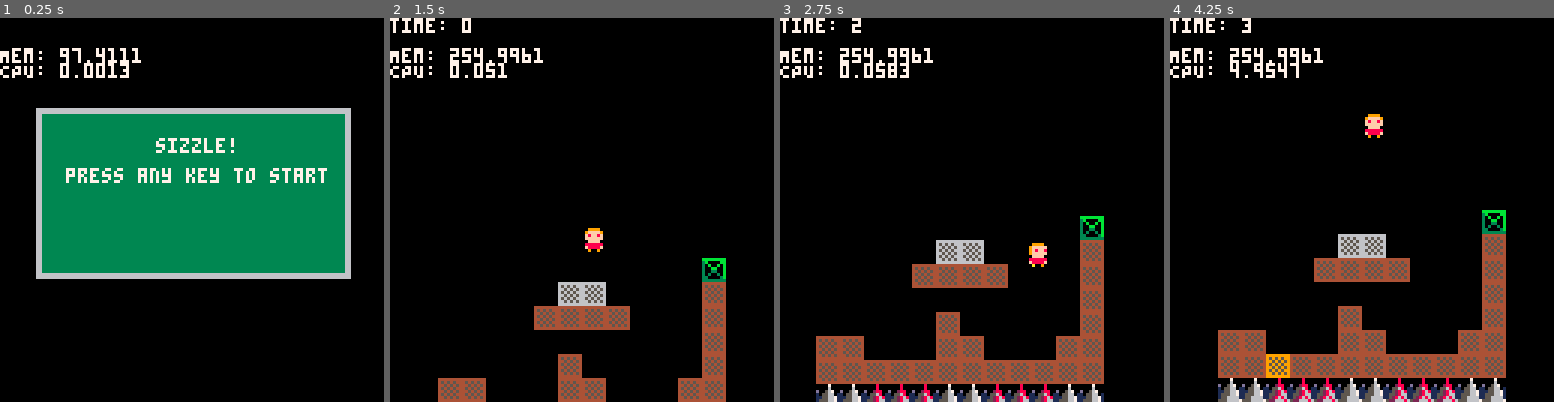
Above: before the commit, frames 1-4 (left to right).
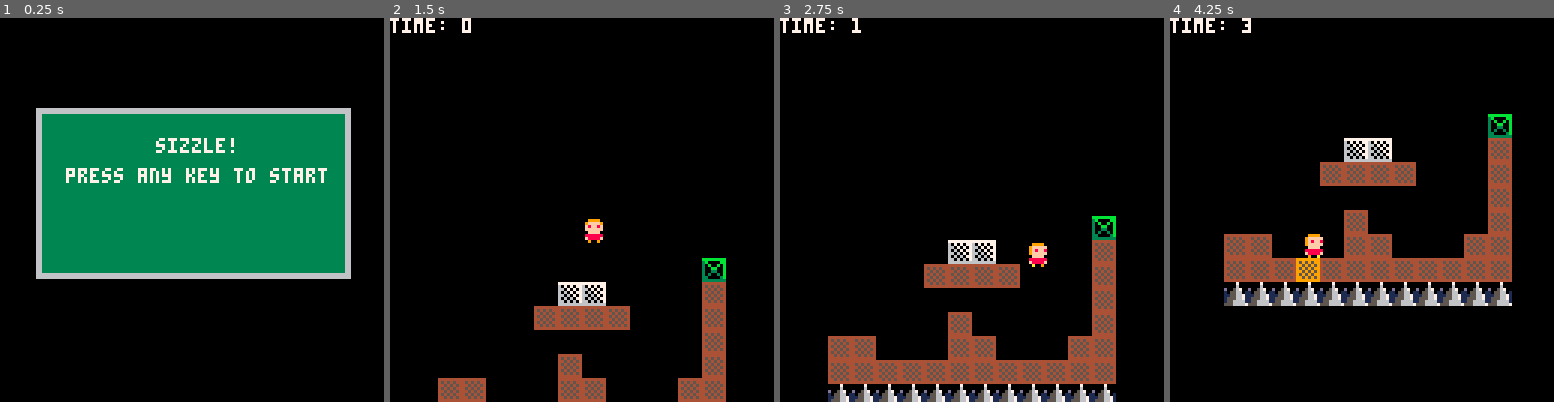
Above: after the commit, the same moments.

Repository: millwardesque/sizzle
Game: PICO-8 cartridge sizzle.p8
Two runs of this game, one before a commit and one after it. Both use one fixed random seed, a clock stepped at 60 frames per second and the inputs below.
Inputs:
- Up to frame 1 (0.25 s): no input
- Up to frame 2 (1.5 s): tap X (X key) at 0.33, 1.07 s; tap O (Z key) at 0.7 s
- Up to frame 3 (2.75 s): hold Right 1.6-2.1 s; tap O (Z key) at 1.7, 2.1, 2.5 s; tap X (X key) at 1.85 s; hold Up 2.15-2.42 s; hold Right from 2.47 s (still down)
- Up to frame 4 (4.25 s): tap O (Z key) every 0.4 s from 2.9 to 4.1 s; tap X (X key) at 2.97, 4.08 s; release Right at 3.03 s; hold Left 3.08-3.58 s; hold Down 3.63-3.97 s; hold Right from 4.02 s (still down)

The runs differ from the first frame. In frame 1, 1.0% of the frame differs, in the area x 0-37%, y 7-16%; in frame 2, 1.9%; in frame 3, 10%; in frame 4, 25%, in the area x 0-90%, y 7-100%.

Commit message:
Added level reset.

Diff:
--- a/game.lua
+++ b/game.lua
@@ -30,7 +30,9 @@
 		g_physics.init(g_physics, make_vec2(0, 2.75))
 
 		-- Create the tiles
-		self.tile_manager = make_tile_manager(128, 128)
+		if self.tile_manager == nil then
+			self.tile_manager = make_tile_manager(128, 128)
+		end
 		self.tile_manager.init(self.tile_manager)
 		add(self.scene, self.tile_manager)
 
@@ -495,6 +497,14 @@
 
 	end
 
+	t.reset = function(self)
+		g_log.syslog(tile_str(self))
+		--g_log.syslog("Resetting ("..self.cell_x..", "..self.cell_y..") to "..self.sprites[1])
+		mset(self.cell_x, self.cell_y, self.sprites[1])
+		self.state = 'idle'
+		self.elapsed = 0
+	end
+
 	return t
 end
 
@@ -515,6 +525,9 @@
 	tile_manager.active_tiles = {}
 
 	tile_manager.init = function(self)
+		-- Reset any modified tiles from a previous session
+		self.reset(self)
+
 		-- Populate the tiles for collidable tiles
 		self.tiles = {}
 		self.active_tiles = {}
@@ -541,7 +554,20 @@
 				del(self.active_tiles, tile)
 				del(g_state.scene, tile)
 				mset(tile.cell_x, tile.cell_y, 0)
-				self.tiles[tile.cell_x + 1][tile.cell_y + 1] = 0
+			end
+		end
+	end
+
+	tile_manager.reset = function(self)
+		g_log.syslog("Resetting tile manager")
+		for x = 1, self.width do
+			if self.tiles[x] ~= nil then
+				g_log.syslog("Resetting tile manager["..x.."]")
+				for y = 1, self.height do
+					if self.tiles[x][y] ~= 0 then
+						self.tiles[x][y].reset(self.tiles[x][y])
+					end
+				end
 			end
 		end
 	end
@@ -932,7 +958,7 @@
 -- Logger
 --
 g_log = {
-	show_debug = true,
+	show_debug = false,
 	log_data = {}
 }
 
--- a/sizzle.p8
+++ b/sizzle.p8
@@ -33,7 +33,9 @@
 		g_physics.init(g_physics, make_vec2(0, 2.75))
 
 		-- Create the tiles
-		self.tile_manager = make_tile_manager(128, 128)
+		if self.tile_manager == nil then
+			self.tile_manager = make_tile_manager(128, 128)
+		end
 		self.tile_manager.init(self.tile_manager)
 		add(self.scene, self.tile_manager)
 
@@ -498,6 +500,14 @@
 
 	end
 
+	t.reset = function(self)
+		g_log.syslog(tile_str(self))
+		--g_log.syslog("Resetting ("..self.cell_x..", "..self.cell_y..") to "..self.sprites[1])
+		mset(self.cell_x, self.cell_y, self.sprites[1])
+		self.state = 'idle'
+		self.elapsed = 0
+	end
+
 	return t
 end
 
@@ -518,6 +528,9 @@
 	tile_manager.active_tiles = {}
 
 	tile_manager.init = function(self)
+		-- Reset any modified tiles from a previous session
+		self.reset(self)
+
 		-- Populate the tiles for collidable tiles
 		self.tiles = {}
 		self.active_tiles = {}
@@ -544,7 +557,20 @@
 				del(self.active_tiles, tile)
 				del(g_state.scene, tile)
 				mset(tile.cell_x, tile.cell_y, 0)
-				self.tiles[tile.cell_x + 1][tile.cell_y + 1] = 0
+			end
+		end
+	end
+
+	tile_manager.reset = function(self)
+		g_log.syslog("Resetting tile manager")
+		for x = 1, self.width do
+			if self.tiles[x] ~= nil then
+				g_log.syslog("Resetting tile manager["..x.."]")
+				for y = 1, self.height do
+					if self.tiles[x][y] ~= 0 then
+						self.tiles[x][y].reset(self.tiles[x][y])
+					end
+				end
 			end
 		end
 	end
@@ -935,7 +961,7 @@
 -- Logger
 --
 g_log = {
-	show_debug = true,
+	show_debug = false,
 	log_data = {}
 }
 
@@ -1011,13 +1037,13 @@
 00700700088888800888888008888880088888800000000000000000000000000000000000000000000000000000000000000000000000000000000000000000
 000000000f8888f00f8888f00f8888f000888a000000000000000000000000000000000000000000000000000000000000000000000000000000000000000000
 000000000090090000900a0000a00900009000000000000000000000000000000000000000000000000000000000000000000000000000000000000000000000
-4444444499999999aaaaaaaabbbbbbbb666666660000000000000000000000000000000000000000000000000000000000000000000000000000000000000000
-4545454495959599a5a5a5aa3b0000bb656565660000000000000000000000000000000000000000000000000000000000000000000000000000000000000000
-4454545499595959aa5a5a5a30b00b0b665656560000000000000000000000000000000000000000000000000000000000000000000000000000000000000000
-4545454495959599a5a5a5aa300bb00b656565660000000000000000000000000000000000000000000000000000000000000000000000000000000000000000
-4454545499595959aa5a5a5a3003300b665656560000000000000000000000000000000000000000000000000000000000000000000000000000000000000000
-4545454495959599a5a5a5aa3030030b656565660000000000000000000000000000000000000000000000000000000000000000000000000000000000000000
-4454545499595959aa5a5a5a3300003b665656560000000000000000000000000000000000000000000000000000000000000000000000000000000000000000
+4444444499999999aaaaaaaabbbbbbbb777777770000000000000000000000000000000000000000000000000000000000000000000000000000000000000000
+4545454495959599a5a5a5aa3b0000bb607070770000000000000000000000000000000000000000000000000000000000000000000000000000000000000000
+4454545499595959aa5a5a5a30b00b0b660707070000000000000000000000000000000000000000000000000000000000000000000000000000000000000000
+4545454495959599a5a5a5aa300bb00b606070770000000000000000000000000000000000000000000000000000000000000000000000000000000000000000
+4454545499595959aa5a5a5a3003300b660607070000000000000000000000000000000000000000000000000000000000000000000000000000000000000000
+4545454495959599a5a5a5aa3030030b606060770000000000000000000000000000000000000000000000000000000000000000000000000000000000000000
+4454545499595959aa5a5a5a3300003b660606070000000000000000000000000000000000000000000000000000000000000000000000000000000000000000
 4444444499999999aaaaaaaa33333333666666660000000000000000000000000000000000000000000000000000000000000000000000000000000000000000
 00007000000080000000000000000000000000000000000000000000000000000000000000000000000000000000000000000000000000000000000000000000
 00006000000080000000000000000000000000000000000000000000000000000000000000000000000000000000000000000000000000000000000000000000
Not shown, changed: readme.md
